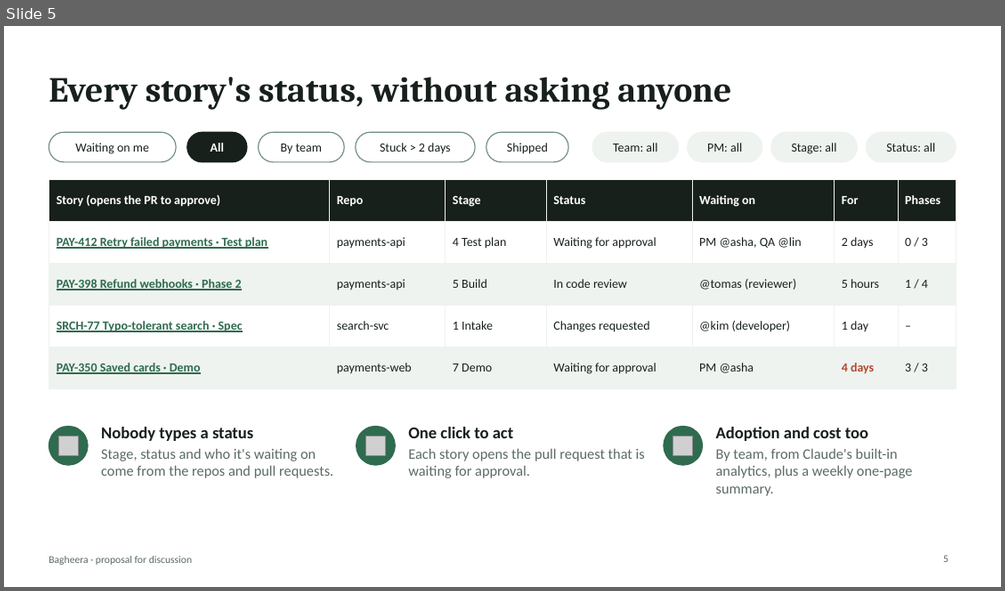
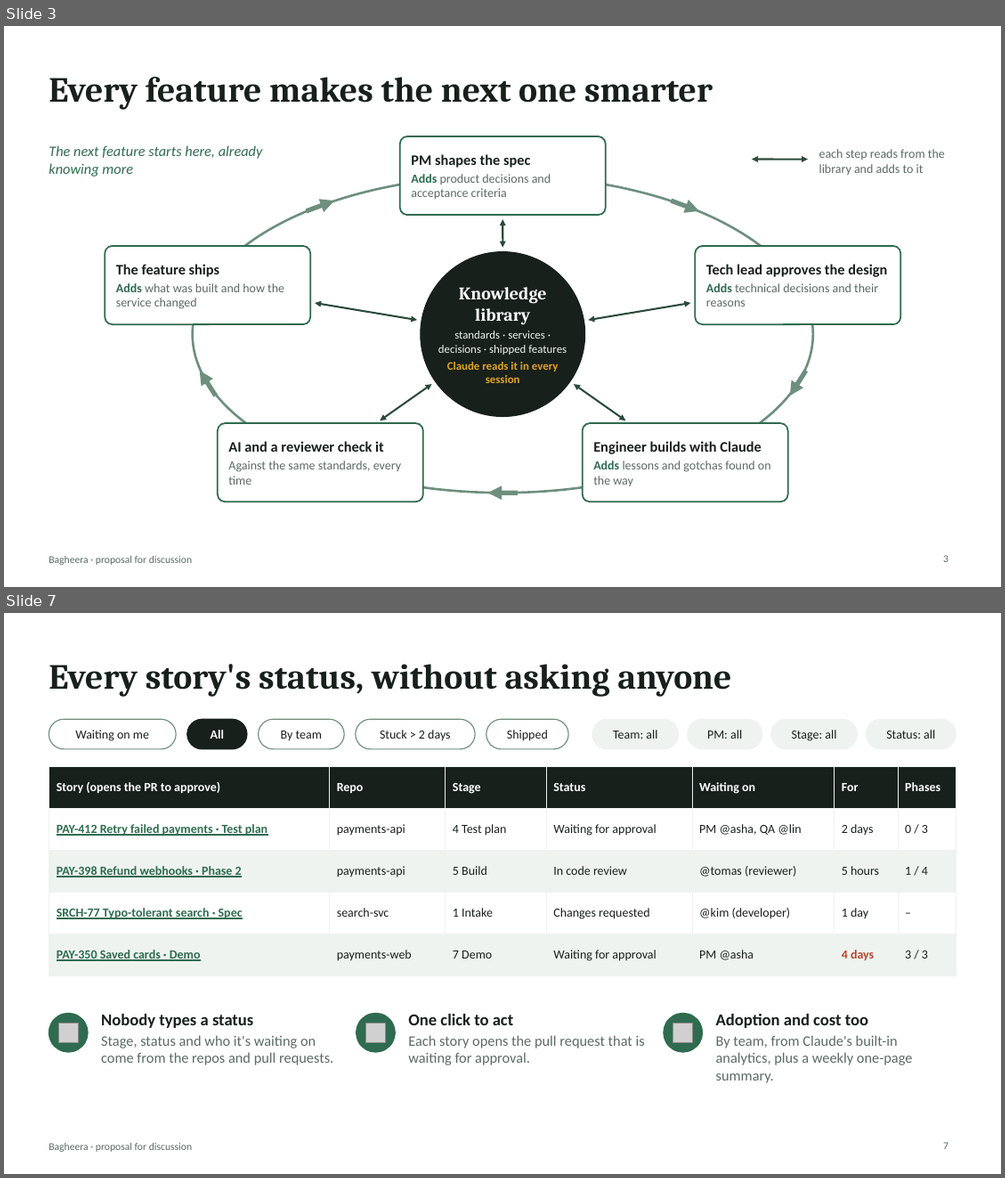
Before and after one commit to rahulnyk/bagheera, a slide deck: docs/pitch-deck.pptx. Shown one above the other, each under a label of ours: slide 5 before the commit, slides 3 and 7 after it; the slides between them are not shown. The pictures are 1005x591 and 1005x1178 pixels, drawn with LibreOffice and Linux fonts; fonts in the diff are those of the drawing; grey boxes stand for pictures. Boxes give left, top, right and bottom in pixels: in the first picture for what was removed or moved away, otherwise in the second. Text is boxed around its words. In the diff, an @@ line names an element or a change of style, - is before the commit and + after.

```diff
--- a/docs/pitch-deck.pptx
+++ b/docs/pitch-deck.pptx
@@ slide 3 added at (4, 26, 1001, 587), background #FFFFFF; not listed: 1 template element that a slide beside it also shows @@
@@ title added at (48, 77, 712, 110), 34 pt, text #17201B, bold @@
+Every feature makes the next one smarter
@@ text added at (48, 145, 263, 176), 14 pt, text #2F6B4F, italic @@
+The next feature starts here, already knowing more
@@ rounded rectangle added at (399, 136, 606, 216), fill #FFFFFF, outline #2F6B4F 1.5 pt @@
@@ text added at (411, 154, 550, 199), 12 pt, text #5B6B63 @@
+PM shapes the spec
+Adds product decisions and acceptance criteria
@@ text added at (819, 149, 945, 175), 12 pt, text #5B6B63 @@
+each step reads from the library and adds to it
@@ ellipse added at (193, 176, 813, 492), outline #6E8F7E 2.25 pt @@
@@ double arrow added from (752, 160) to (808, 160), #2A4A3A 1.75 pt @@
@@ arrow added from (306, 211) to (334, 201), #6E8F7E 4.5 pt @@
@@ arrow added from (671, 201) to (699, 211), #6E8F7E 4.5 pt @@
@@ double arrow added from (502, 219) to (502, 248), #2A4A3A 1.75 pt @@
@@ rounded rectangle added at (105, 246, 310, 324), fill #FFFFFF, outline #2F6B4F 1.5 pt @@
@@ text added at (116, 264, 284, 309), 12 pt, text #5B6B63 @@
+The feature ships
+Adds what was built and how the service changed
@@ ellipse added at (421, 252, 585, 417), fill #17201B, outline #17201B 1 pt @@
@@ rounded rectangle added at (695, 246, 900, 324), fill #FFFFFF, outline #2F6B4F 1.5 pt @@
@@ text added at (706, 264, 887, 306), 12 pt, text #5B6B63 @@
+Tech lead approves the design
+Adds technical decisions and their reasons
@@ text added at (438, 287, 566, 383), 11 pt, text #EEF3EF @@
+Knowledge library
+standards · services · decisions · shipped features
+Claude reads it in every session
@@ double arrow added from (316, 303) to (418, 320), #2A4A3A 1.75 pt @@
@@ double arrow added from (690, 303) to (588, 320), #2A4A3A 1.75 pt @@
@@ arrow added from (216, 395) to (200, 370), #6E8F7E 4.5 pt @@
@@ arrow added from (806, 370) to (790, 395), #6E8F7E 4.5 pt @@
@@ double arrow added from (432, 384) to (380, 421), #2A4A3A 1.75 pt @@
@@ double arrow added from (574, 384) to (625, 421), #2A4A3A 1.75 pt @@
@@ rounded rectangle added at (218, 423, 423, 501), fill #FFFFFF, outline #2F6B4F 1.5 pt @@
@@ rounded rectangle added at (582, 423, 788, 501), fill #FFFFFF, outline #2F6B4F 1.5 pt @@
@@ text added at (228, 441, 401, 484), 12 pt, text #5B6B63 @@
+AI and a reviewer check it
+Against the same standards, every time
@@ text added at (593, 441, 771, 486), 12 pt, text #5B6B63 @@
+Engineer builds with Claude
+Adds lessons and gotchas found on the way
@@ arrow added from (518, 492) to (488, 492), #6E8F7E 4.5 pt @@
@@ page number added at (943, 555, 948, 562), 10 pt, text #5B6B63 @@
+3
@@ what was slide 5 is now slide 7 @@
@@ page number at (943, 1142, 948, 1149): text changed @@
-5
+7
```
Also in this commit, not shown: 1 slide changed, 4 other slides added, 5 slides removed, 1 other file.
